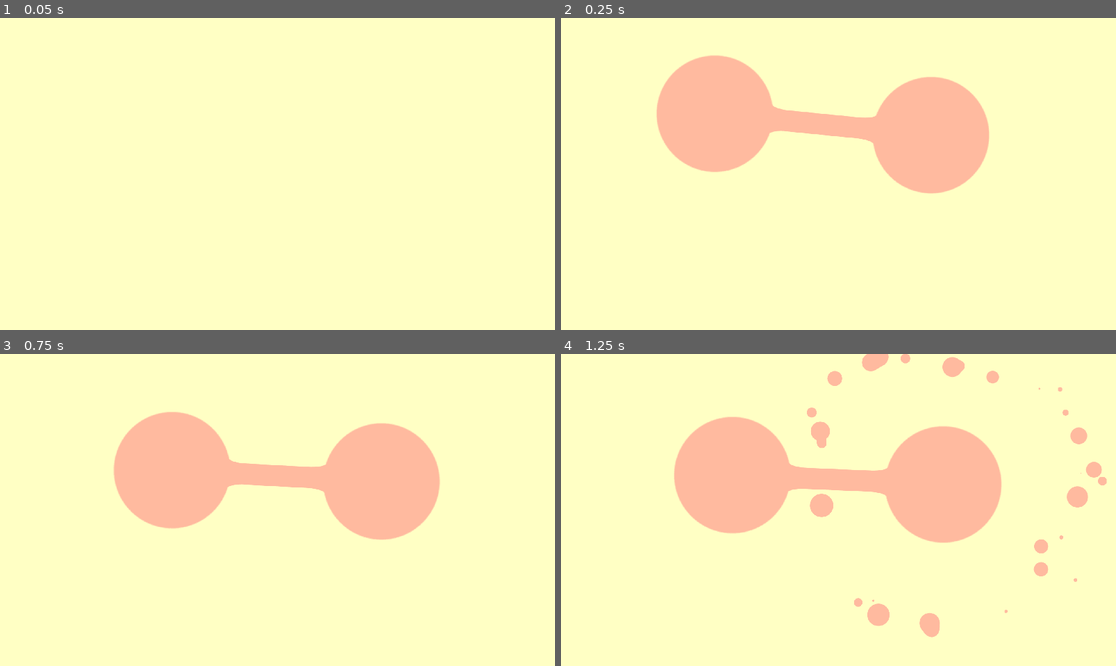
Above: before the commit, frames 1-4 (two rows, left to right).
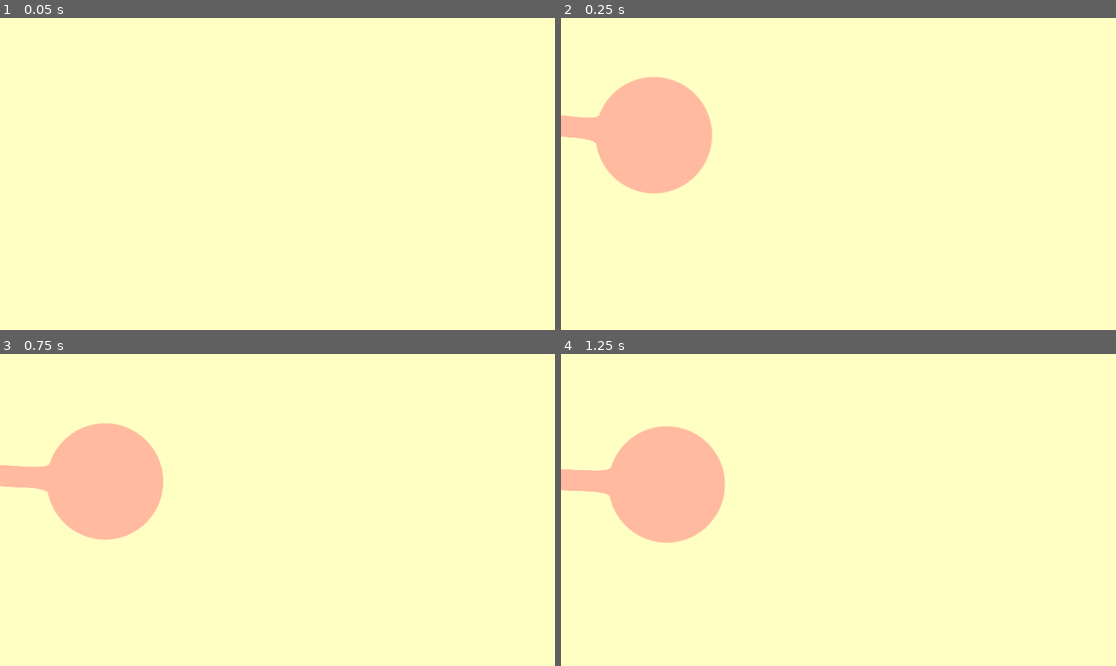
Above: after the commit, the same moments.

Repository: AlexeyBond/old-46-game
Game: Godot game, scene res://root.tscn
The game is run twice, just before and just after one commit, with the same random seed, the same clock (stepped at 60 frames per second) and the same inputs.
Inputs (mouse positions are in pixels of both pictures, inside the frame that each line leads up to):
- Up to frame 1 (0.05 s): no input
- Up to frame 2 (0.25 s): no input
- Up to frame 3 (0.75 s): move the mouse to (399, 494) at 0.52 s; click (399, 494) at 0.6 s
- Up to frame 4 (1.25 s): no input

Frame 1 is identical in both runs. In frame 2, 16% of the frame differs, in the area x 0-78%, y 12-57%; in frame 3, 17%; in frame 4, 19%, in the area x 0-99%, y 0-91%.
Error after the commit: Invalid call. Nonexistent function 'set_seed' in base 'Node2D (ball.tscn::1)'.

Commit message:
(probably) fix camera

Diff:
--- a/root.tscn
+++ b/root.tscn
@@ -83,6 +83,7 @@
 drag_margin_v_enabled = false
 smoothing_enabled = true
 smoothing_speed = 100.0
+offset_h = 1.0
 drag_margin_left = 1.0
 drag_margin_top = 1.0
 drag_margin_right = 1.0
